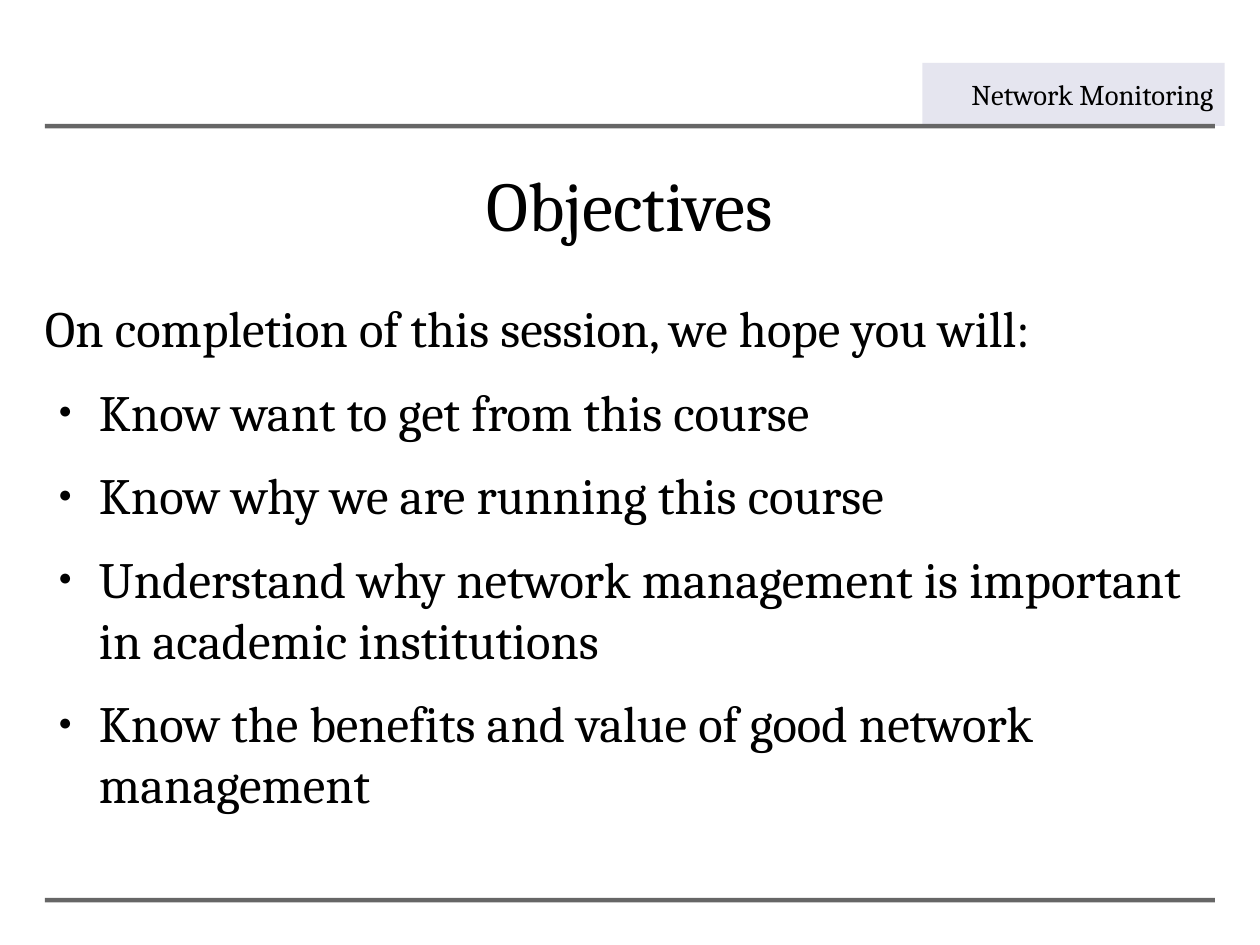
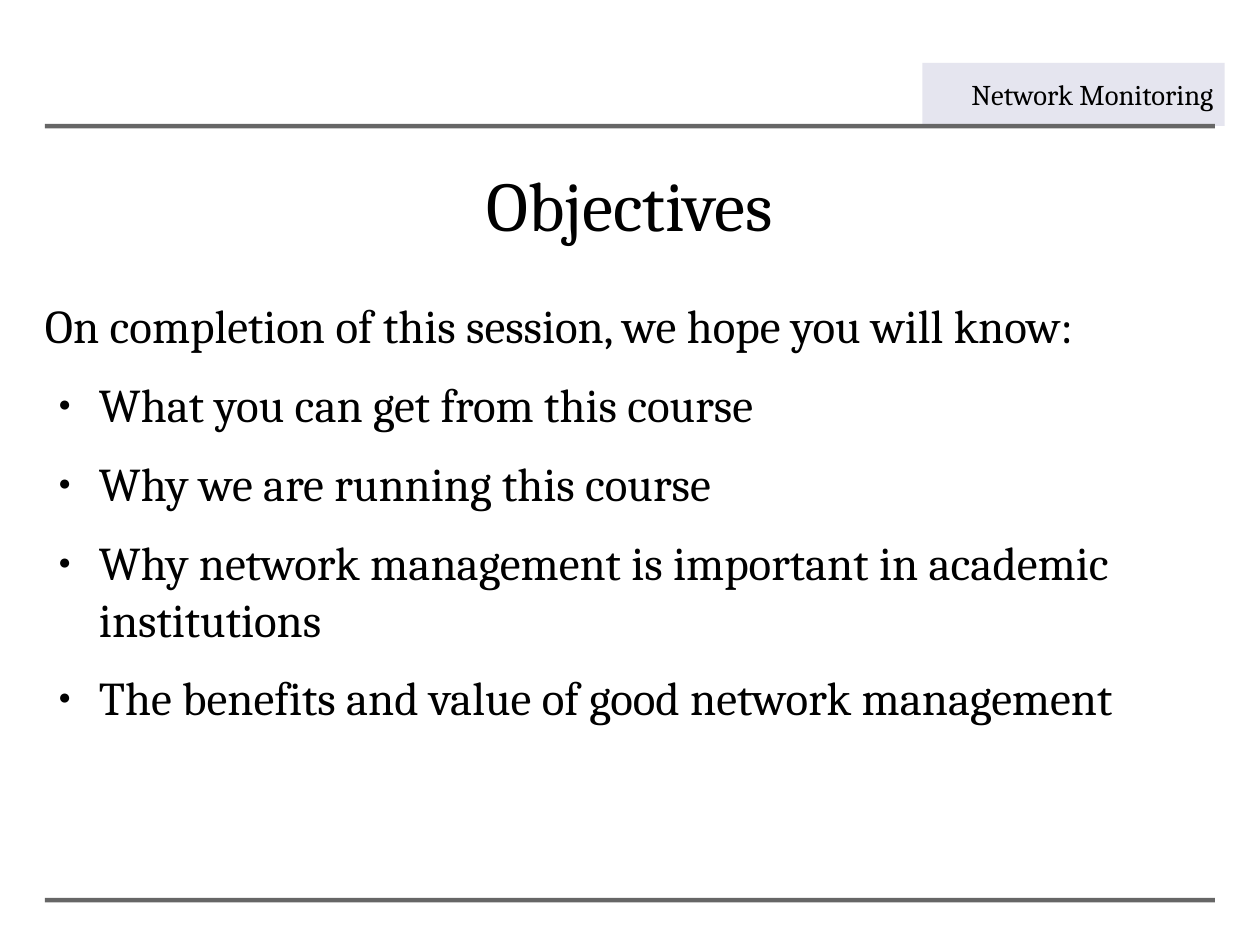
Before and after one commit to aptivate/inaspmaterials, a slide deck: slide 3 of generated/Network_Management/Unit_2_Why_Network_Management/Unit_2_Presentation.rst.odp. Drawn at 1260x945 pixels with LibreOffice and Linux fonts; fonts in the diff are those of the drawing; background and template pictures are left out. Boxes give left, top, right and bottom in pixels: in the first picture for what was removed or moved away, otherwise in the second. Text is boxed around its words. In the diff, an @@ line names an element or a change of style, - is before the commit and + after.

```diff
--- a/generated/Network_Management/Unit_2_Why_Network_Management/Unit_2_Presentation.rst.odp
+++ b/generated/Network_Management/Unit_2_Why_Network_Management/Unit_2_Presentation.rst.odp
@@ text at bbox=[45, 309, 1113, 726]: text changed; size 32 to 29.6 pt @@
-On completion of this session, we hope you will:
-● Know want to get from this course
-● Know why we are running this course
-● Understand why network management is important in academic institutions
-● Know the benefits and value of good network management
+On completion of this session, we hope you will know:
+● What you can get from this course
+● Why we are running this course
+● Why network management is important in academic institutions
+● The benefits and value of good network management
```
Also in this commit, not shown: 1 other file.
